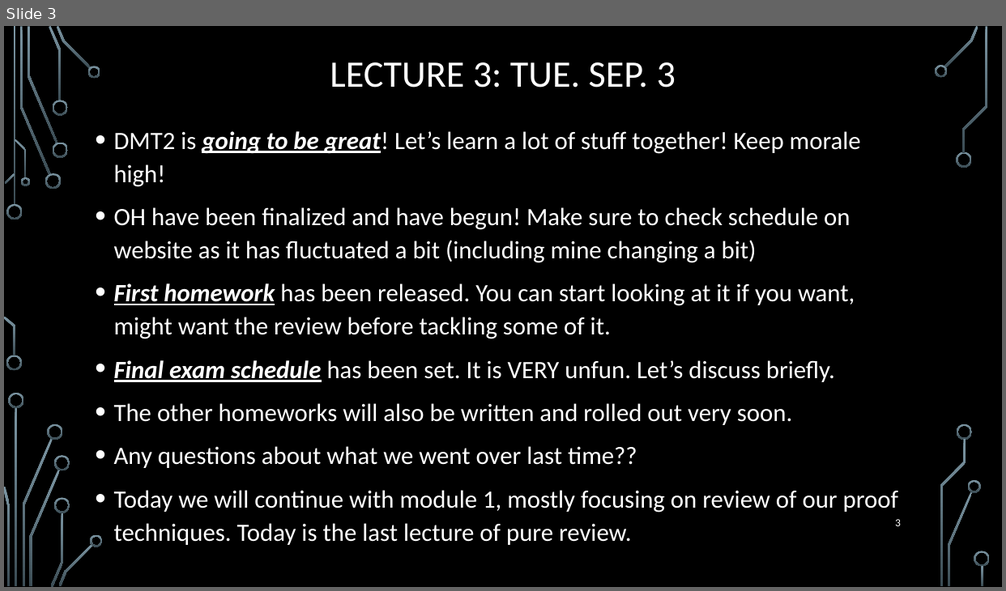
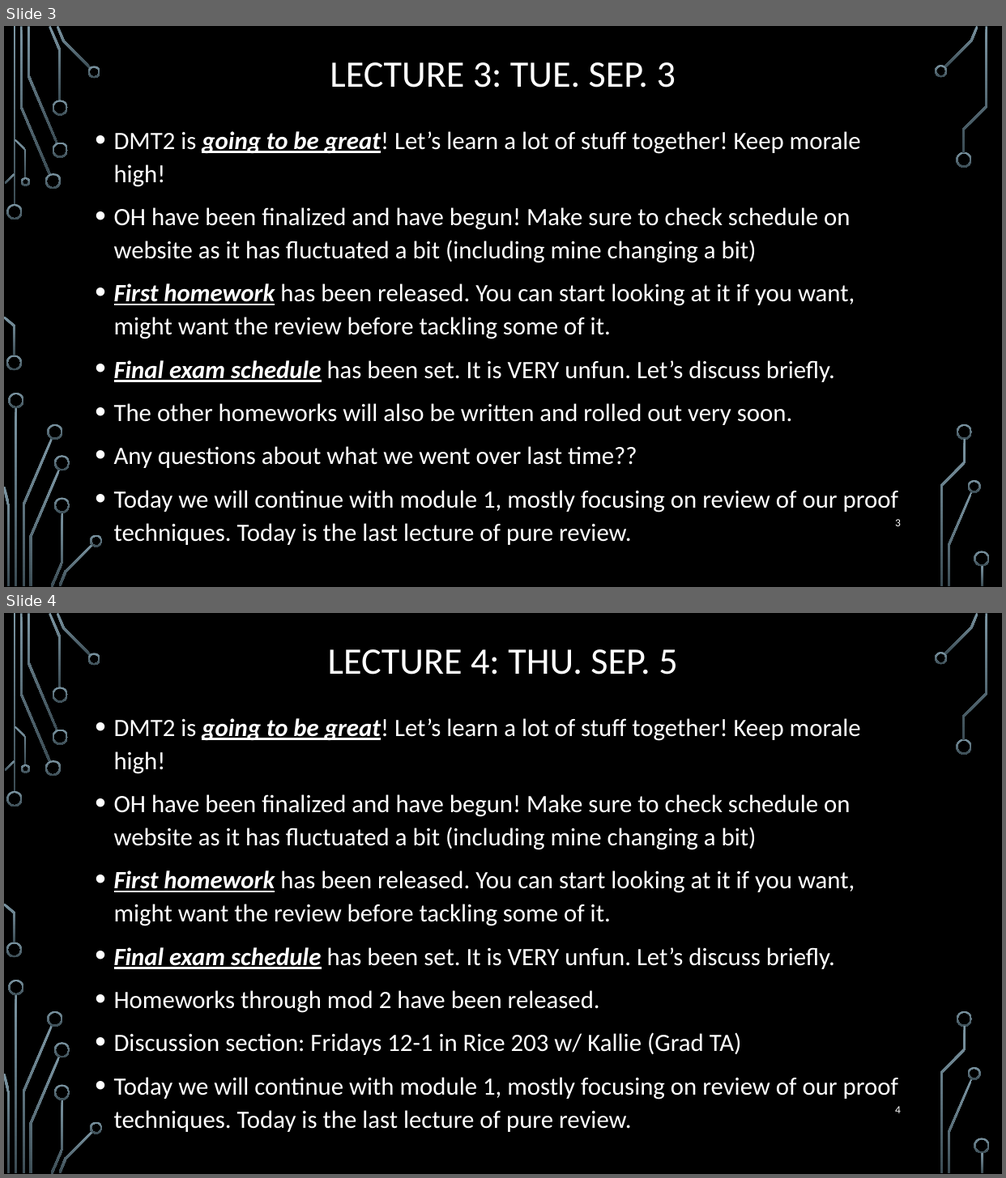
Before and after one commit to markfloryan/dmt2, a slide deck: slides/00-DailyAnnouncements.pptx. Shown one above the other, each under a label of ours: slide 3 before the commit, slides 3 and 4 after it. The pictures are 1006x591 and 1006x1178 pixels, drawn with LibreOffice and Linux fonts; fonts in the diff are those of the drawing; background and template pictures are left out. Boxes give left, top, right and bottom in pixels: in the first picture for what was removed or moved away, otherwise in the second. Text is boxed around its words. In the diff, an @@ line names an element or a change of style, - is before the commit and + after.

```diff
--- a/slides/00-DailyAnnouncements.pptx
+++ b/slides/00-DailyAnnouncements.pptx
@@ slide 4 added at (4, 613, 1002, 1174), background picture (left out); not listed: 36 template elements that a slide beside it also shows @@
@@ title added at (328, 649, 677, 675), 36 pt, text #FFFFFF @@
+LECTURE 4: THU. SEP. 5
@@ text added at (114, 718, 898, 1132), 24 pt, text #FFFFFF @@
+• DMT2 is going to be great! Let’s learn a lot of stuff together! Keep morale high!
+• OH have been finalized and have begun! Make sure to check schedule on website as it has fluctuated a bit (including mine changing a bit)
+• First homework has been released. You can start looking at it if you want, might want the review before tackling some of it.
+• Final exam schedule has been set. It is VERY unfun. Let’s discuss briefly.
+• Homeworks through mod 2 have been released.
+• Discussion section: Fridays 12-1 in Rice 203 w/ Kallie (Grad TA)
+• Today we will continue with module 1, mostly focusing on review of our proof techniques. Today is the last lecture of pure review.
@@ page number added at (895, 1106, 901, 1114), 10.5 pt, text #FFFFFF @@
+4
```
Also in this commit, not shown: 1 other file.
